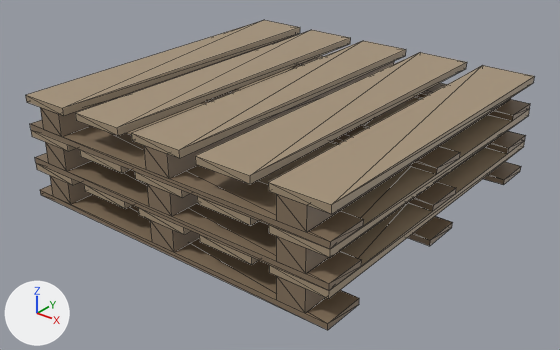
A saved change to the glTF model s2/models/props_common/pallet_stack.glb.
One viewpoint serves both versions: a camera (50 mm lens) standing at (2.51, -3.22, 2.03) and looking at (0.03, -0.11, 0.1). Lighting does not change. The marker at lower left points along +X, +Y and +Z. The first picture is the older version. Mesh edges are drawn as thin lines. Vertices at exactly the same position are counted once.

Objects in the first picture: 'pallet_stack'.
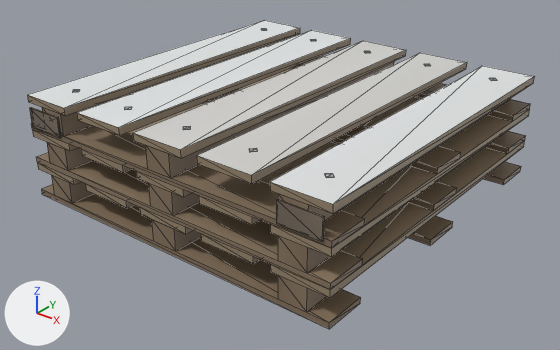
What the commit changed:
me_pallet_stack is used by ob_pallet_stack; location (0.0, 0.0, 0.0).
me_pallet_stack had 256 vertices, 396 faces and spanned x -1.0..1.0, y -1.0..1.0, z 0.0..0.6.
me_pallet_stack now has 352 vertices, 540 faces and spans x -1.0..1.0, y -1.0..1.0, z 0.0..0.6.
me_pallet_stack part 1: a new loose piece, a box spanning x -0.98..-0.74, y -1.0..-0.99, z 0.4187..0.5324, in mat_defaultmaterial.
me_pallet_stack part 2: a new loose piece, a box spanning x 0.72..0.96, y -1.0..-0.99, z 0.4187..0.5324, in mat_defaultmaterial.
Part 3, on me_pallet_stack:
116 vertices in x -1.0..1.0, y -1.0..-0.76, z 0.0..0.6 move by (0.0, 0.01, 0.0).
80 vertices are added at x -0.86..0.86, y -0.81..0.82, z 0.6.
120 new faces join them.

Boxes (x1, y1, x2, y2) around the edits, measured in the pictures (560 x 350 px; the box of a moved part takes in the faces that stretch with it):
'pallet_stack', reshaped
    before: (26, 20, 534, 330)
    after: (27, 20, 534, 329)
part 1 of me_pallet_stack, added (brown)
    after: (30, 107, 61, 138)
part 2 of me_pallet_stack, added (brown)
    after: (276, 199, 325, 242)
part 3 of me_pallet_stack, moved or reshaped
    before: (26, 20, 534, 330)
    after: (27, 20, 534, 329)
